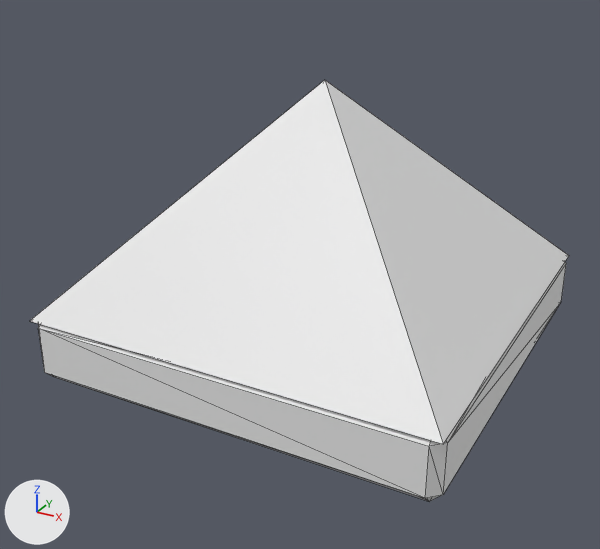
Two versions of the FBX model altspace/GeneratedBrickModels/Pyramids/Brick_1x1_Pyramid/Brick_1x1_Pyramid_Complete.fbx, one commit apart.
The view is the same before and after, from a 50 mm lens placed at (0.00635, -0.0124, 0.00296), pointed at (-0.00011, -0.00066, -0.00291). Lighting does not change. The marker at lower left points along +X, +Y and +Z. The older version comes first. Mesh edges are drawn as thin lines. Where no turn or scale is listed for an object, it has been applied to the vertices.

The older version as bpy lines, for what is in view:
```python
me_brick_1x1_pyramid_complete = bpy.data.meshes.new('Brick_1x1_Pyramid_Complete')
me_brick_1x1_pyramid_complete.from_pydata(...)  # 37 vertices, 66 faces; spans x -0.00364..0.00364, y -0.00364..0.00364, z -0.00449..0.00037
me_brick_1x1_pyramid_complete.materials.append(mat_brickmaterial)  # white #e7e7e7
ob_brick_1x1_pyramid_complete = bpy.data.objects.new('Brick_1x1_Pyramid_Complete', me_brick_1x1_pyramid_complete)
ob_brick_1x1_pyramid_complete.location = (0.0, 0.0, 0.0)
```
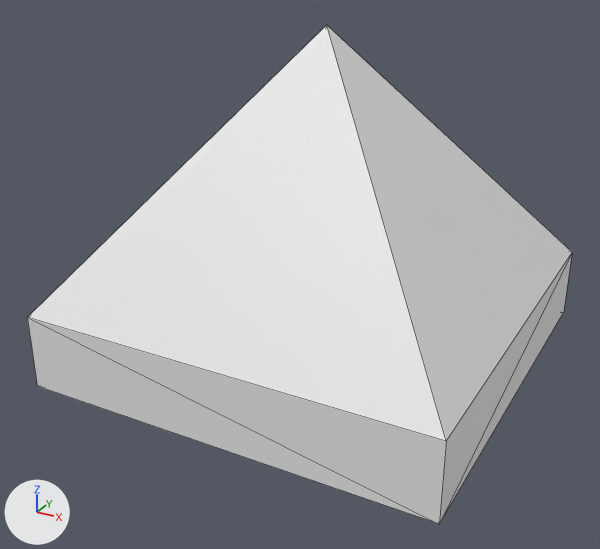
Where the change shows, as pixel boxes [x1, y1, x2, y2] in the pictures (600 x 549 px):
'Brick_1x1_Pyramid_Complete', reshaped (18% taller): before [30, 80, 569, 501]; after [27, 25, 572, 524]
part 1 of me_brick_1x1_pyramid_complete, rebuilt (37% taller): before [30, 80, 569, 444]; after [27, 25, 572, 524]
part 2 of me_brick_1x1_pyramid_complete, deleted: before [38, 262, 566, 501]

The edits, one by one:
me_brick_1x1_pyramid_complete is used by ob_brick_1x1_pyramid_complete; location (0.0, 0.0, 0.0).
me_brick_1x1_pyramid_complete had 37 vertices, 66 faces and spanned x -0.00364..0.00364, y -0.00364..0.00364, z -0.00449..0.00037.
me_brick_1x1_pyramid_complete now has 17 vertices, 30 faces and spans x -0.00366..0.00369, y -0.00366..0.00369, z -0.00463..0.00125.
me_brick_1x1_pyramid_complete part 1: the loose piece of 5 vertices spanning x -0.00364..0.00364, y -0.00364..0.00364, z -0.00336..0.00037 is rebuilt with 17 vertices and now spans x -0.00366..0.00369, y -0.00366..0.00369, z -0.00463..0.00125.
Part 2, on me_brick_1x1_pyramid_complete:
32 vertices are removed from x -0.00364..0.00364, y -0.00364..0.00364, z -0.00449..-0.00327.
60 faces are deleted.
